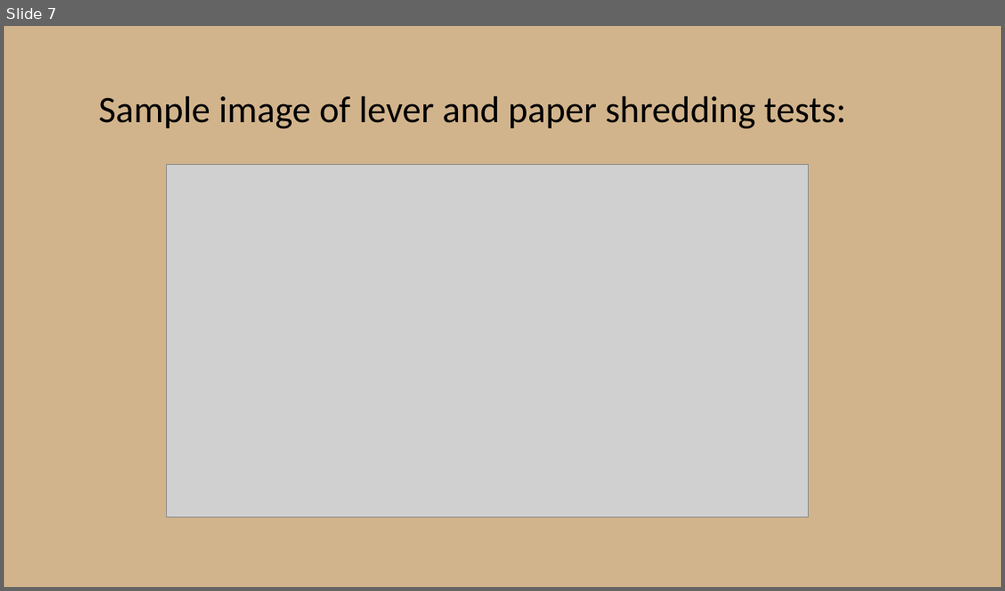
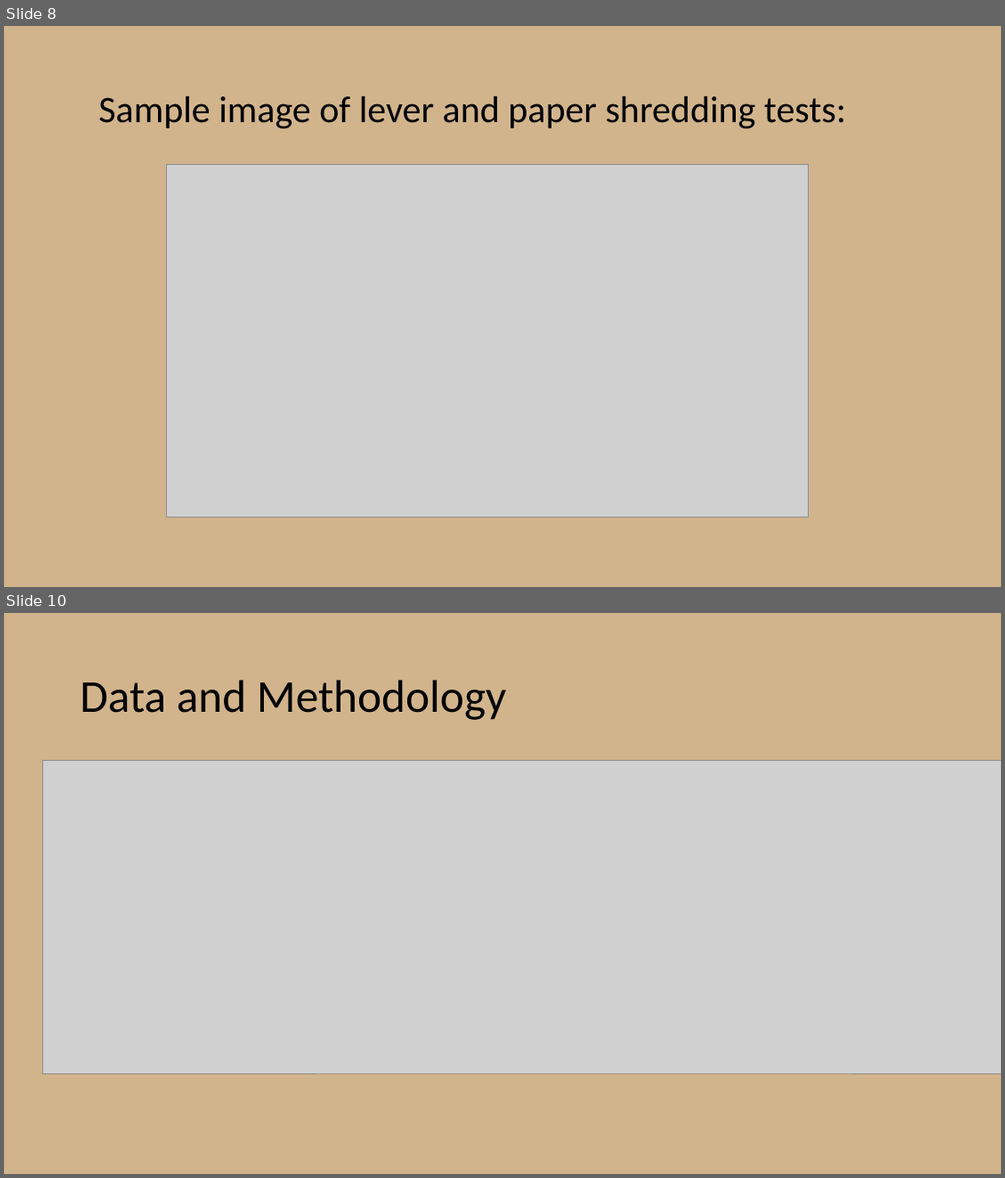
Before and after one commit to chanks06/chickadees, a slide deck: Presentation2.pptx. Shown one above the other, each under a label of ours: slide 7 before the commit, slides 8 and 10 after it; the slides between them are not shown. The pictures are 1005x591 and 1005x1178 pixels, drawn with LibreOffice and Linux fonts; fonts in the diff are those of the drawing; grey boxes stand for pictures. Boxes give left, top, right and bottom in pixels: in the first picture for what was removed or moved away, otherwise in the second. Text is boxed around its words. In the diff, an @@ line names an element or a change of style, - is before the commit and + after.

```diff
--- a/Presentation2.pptx
+++ b/Presentation2.pptx
@@ slide 10 added at (4, 613, 1001, 1174), background #D2B48C @@
@@ title added at (80, 680, 506, 720), 44 pt, text #000000 @@
+Data and Methodology
@@ picture added at (43, 761, 1001, 1073) @@
@@ what was slide 7 is now slide 8 @@
```
Also in this commit, not shown: 5 slides changed, 20 other slides added, 1 slide removed, 2 other files.
